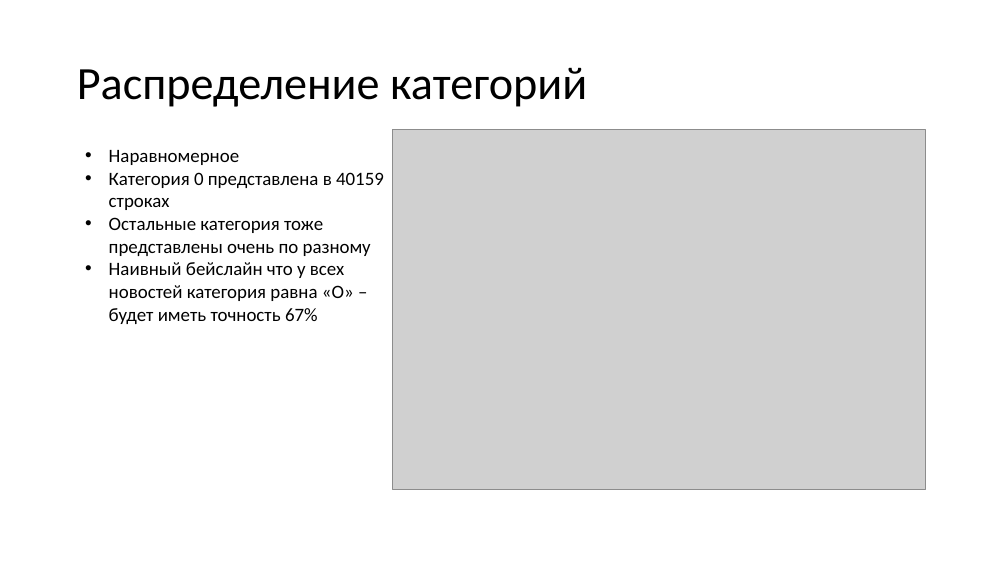
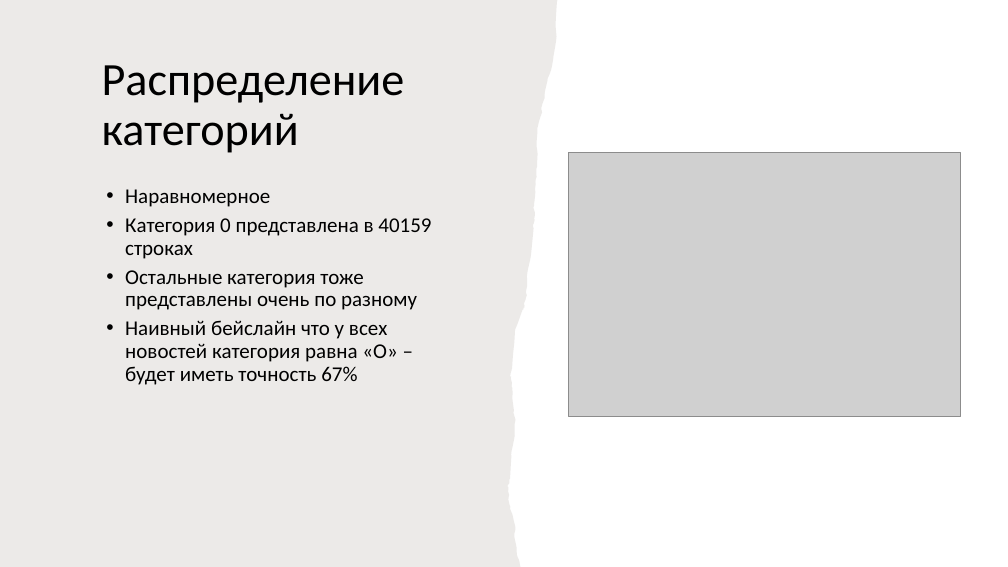
Before and after one commit to rzabolotin/nlp_scan_category_prediction, a slide deck: slide 3 of docs/SCAN news classification.pptx. Drawn at 1008x567 pixels with LibreOffice and Linux fonts; fonts in the diff are those of the drawing; grey boxes stand for pictures. Boxes give left, top, right and bottom in pixels: in the first picture for what was removed or moved away, otherwise in the second. Text is boxed around its words. In the diff, an @@ line names an element or a change of style, - is before the commit and + after.

```diff
--- a/docs/SCAN news classification.pptx
+++ b/docs/SCAN news classification.pptx
@@ freeform shape added at [0,0,557,567], fill #82766A at 15% opacity @@
@@ title "Распределение категорий" rewrapped from [77,67,587,107] to [102,65,405,153] @@
@@ picture: place and size @@
-picture at [392,129,926,489]
+picture at [569,152,960,417]
@@ text "Наравномерное": place and size @@
-text "Наравномерное" at [109,150,384,324]
+text "Наравномерное" at [125,189,431,385]
@@ text "Наравномерное" at [125,189,431,385]: size 18 to 20 pt; indent changed; line spacing 1 to 0.9; more space between paragraphs @@
```
Also in this commit, not shown: 2 other slides changed, 4 slides added, 3 slides removed, 1 other file.
